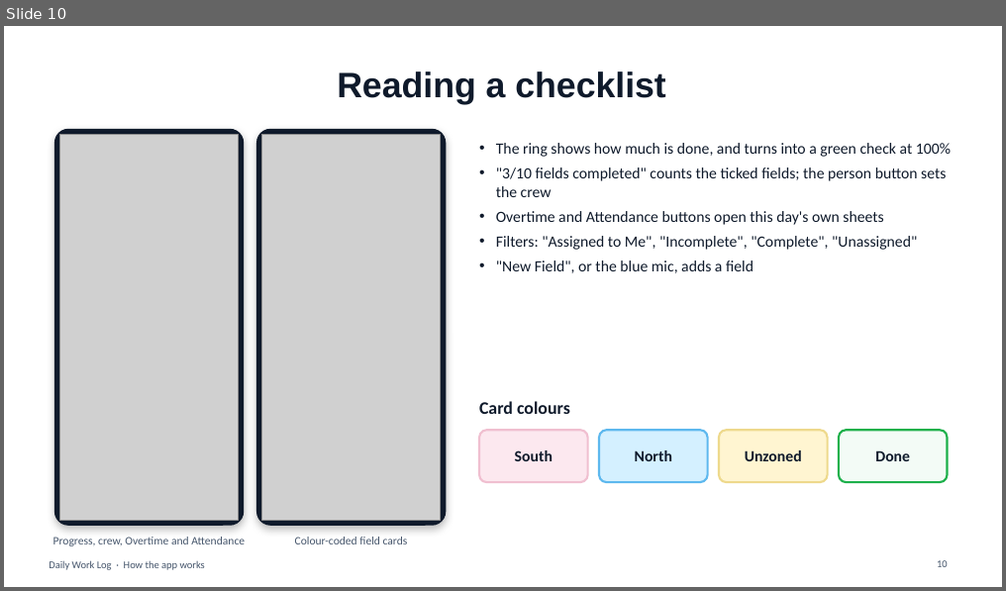
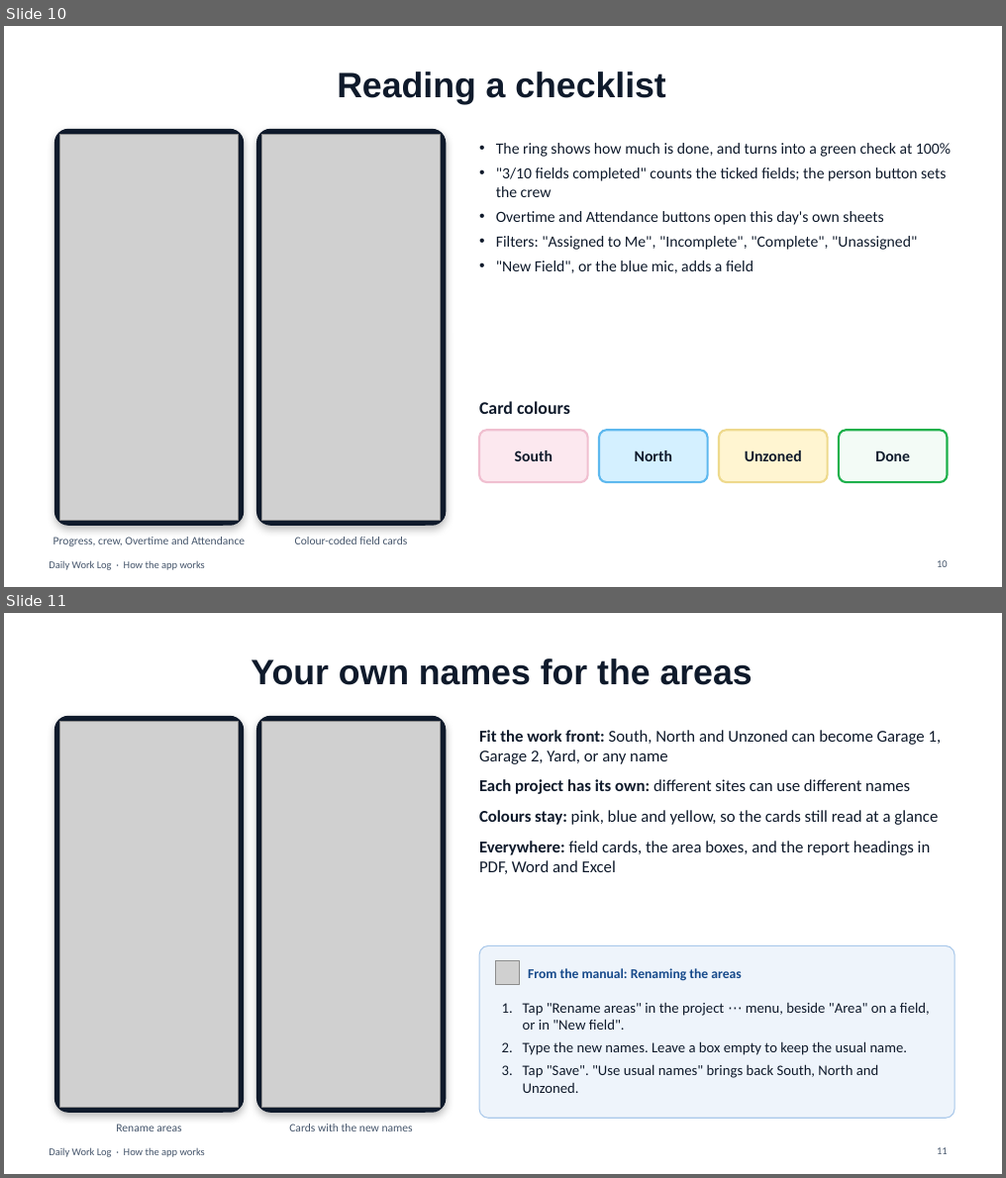
Before and after one commit to tannerjtibbetts-bit/dailyworklog, a slide deck: presentation/Daily Work Log - App Overview.pptx. Shown one above the other, each under a label of ours: slide 10 before the commit, slides 10 and 11 after it. The pictures are 1006x591 and 1006x1178 pixels, drawn with LibreOffice and Linux fonts; fonts in the diff are those of the drawing; grey boxes stand for pictures. Boxes give left, top, right and bottom in pixels: in the first picture for what was removed or moved away, otherwise in the second. Text is boxed around its words. In the diff, an @@ line names an element or a change of style, - is before the commit and + after.

```diff
--- a/presentation/Daily Work Log - App Overview.pptx
+++ b/presentation/Daily Work Log - App Overview.pptx
@@ slide 11 added at bbox=[4, 613, 1002, 1174], background #FFFFFF; not listed: 1 template element that a slide beside it also shows @@
@@ title added at bbox=[251, 659, 752, 685], 34 pt, text #0F1A2B, bold @@
+Your own names for the areas
@@ rounded rectangle added at bbox=[54, 716, 244, 1112], fill #0F1A2B, outline #0F1A2B 1 pt @@
@@ picture added at bbox=[60, 722, 239, 1107] @@
@@ rounded rectangle added at bbox=[257, 716, 446, 1112], fill #0F1A2B, outline #0F1A2B 1 pt @@
@@ picture added at bbox=[262, 722, 441, 1107] @@
@@ text added at bbox=[479, 730, 942, 874], 16 pt, text #0F1A2B @@
+• Fit the work front: South, North and Unzoned can become Garage 1, Garage 2, Yard, or any name
+• Each project has its own: different sites can use different names
+• Colours stay: pink, blue and yellow, so the cards still read at a glance
+• Everywhere: field cards, the area boxes, and the report headings in PDF, Word and Excel
@@ rounded rectangle added at bbox=[479, 947, 954, 1118], fill #EEF4FB, outline #A9C8EA 1 pt @@
@@ picture added at bbox=[496, 961, 520, 985] @@
@@ text added at bbox=[528, 968, 741, 981], 13 pt, text #174A8B, bold @@
+From the manual: Renaming the areas
@@ text added at bbox=[523, 1002, 930, 1093], 14 pt, text #0F1A2B @@
+1. Tap "Rename areas" in the project ⋯ menu, beside "Area" on a field, or in "New field".
+2. Type the new names. Leave a box empty to keep the usual name.
+3. Tap "Save". "Use usual names" brings back South, North and Unzoned.
@@ text added at bbox=[116, 1124, 181, 1132], 11 pt, text #46566C @@
+Rename areas
@@ text added at bbox=[289, 1124, 413, 1132], 11 pt, text #46566C @@
+Cards with the new names
@@ page number added at bbox=[937, 1148, 947, 1155], 10 pt, text #46566C @@
+11
```
Also in this commit, not shown: 6 slides changed, 1 other slide added, 1 other file.
